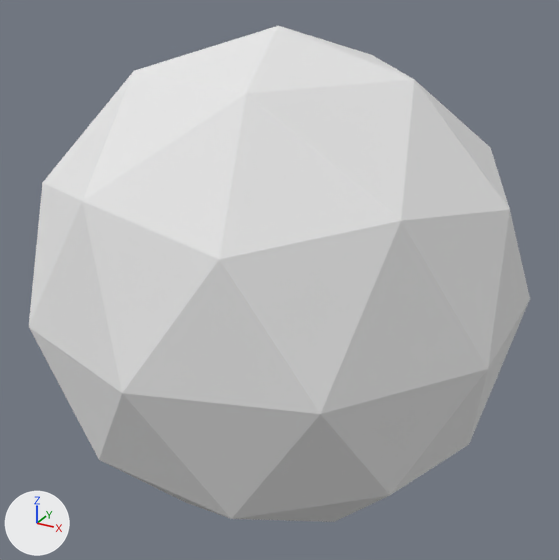
Renders of the OBJ model Assets/Meshes/Sphere.obj from each side of a commit.
Rendered twice from a 50 mm lens placed at (1.417, -2.569, 1.283), pointed at (0.004, 0.001, -0.002). The lights are fixed; the arrows at lower left show +X, +Y and +Z. Where no turn or scale is listed for an object, it has been applied to the vertices.
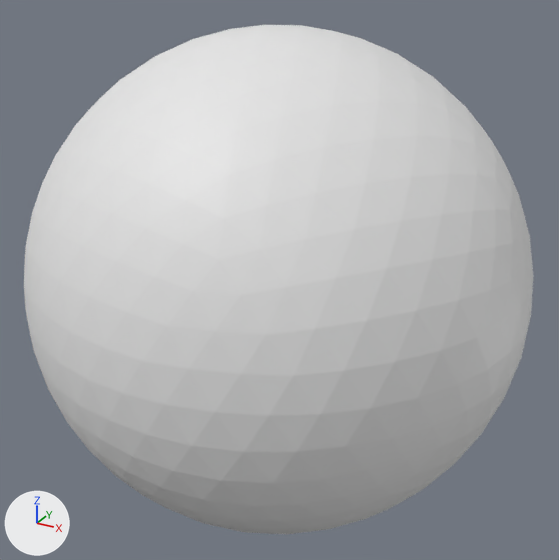
The change, as a diff of the scene's bpy script:
```diff
--- a/Assets/Meshes/Sphere.obj.py
+++ b/Assets/Meshes/Sphere.obj.py
@@ me_icosphere @@
 # used by ob_icosphere; location = (0.0, 0.0, 0.0)
-me_icosphere.from_pydata(...)  # 42 vertices, 80 faces; spans x -0.95..0.95, y -1.0..1.0, z -1.0..1.0
+me_icosphere.from_pydata(...)  # 642 vertices, 1280 faces; spans x -1.0..1.0, y -1.0..1.0, z -1.0..1.0
+# me_icosphere part 1: 600 vertices added at x -1.0..1.0, y -0.99..0.99, z -0.99..0.99
 me_icosphere.materials.append(mat_material_002)
```

Where the change shows, as pixel boxes (x1, y1, x2, y2) in the pictures (559 x 560 px):
'Icosphere', reshaped
    before: (29, 26, 530, 522)
    after: (24, 25, 534, 534)
part 1 of me_icosphere, added
    after: (24, 25, 534, 534)
